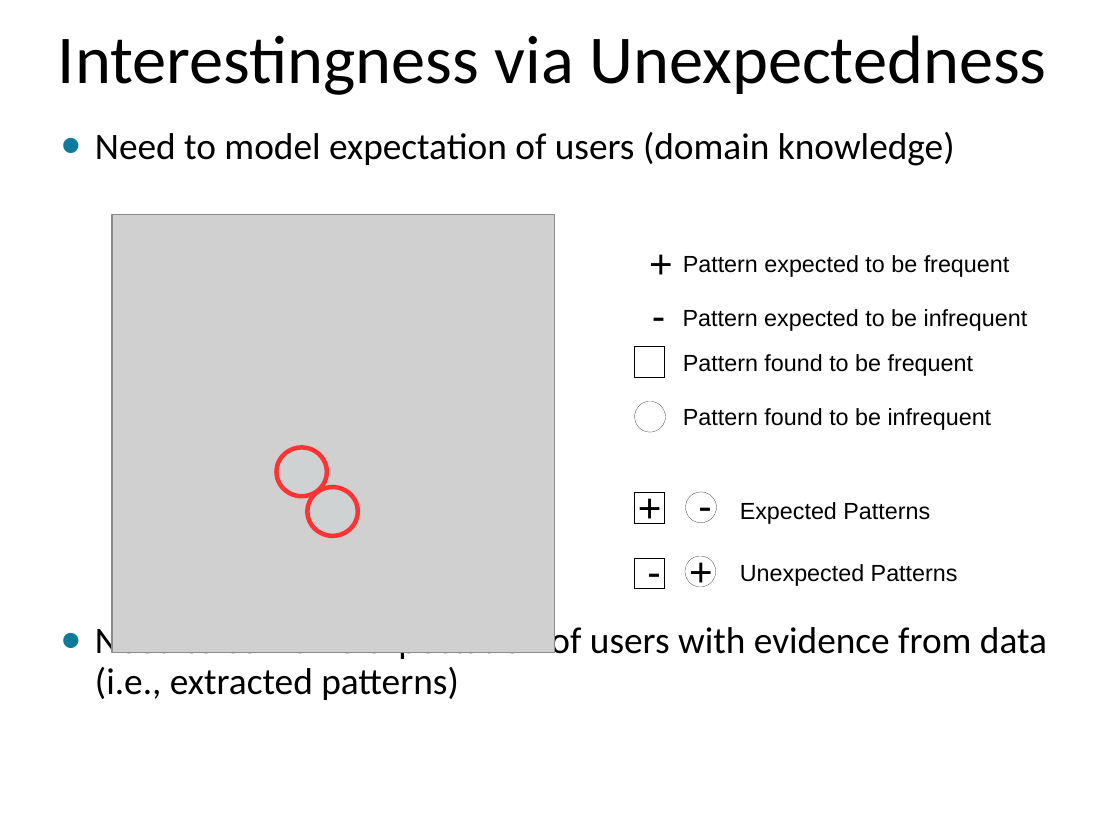
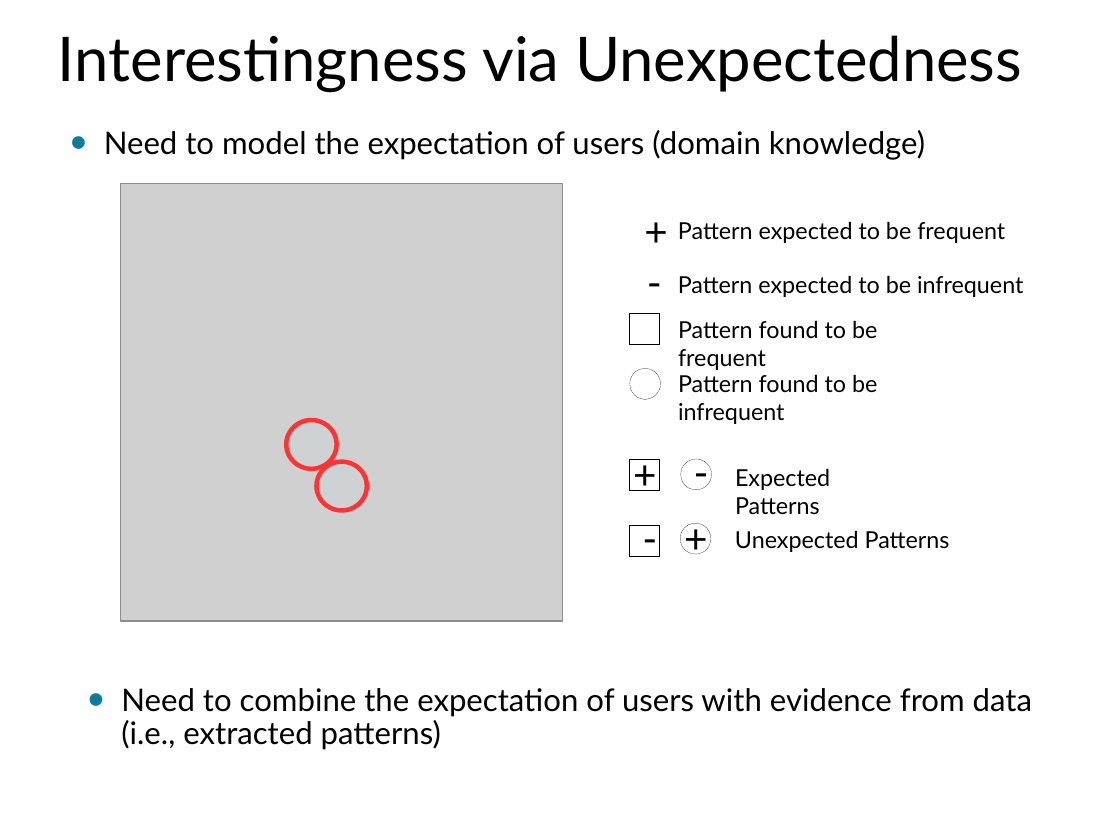
Before and after one commit to mhahsler/Introduction_to_Data_Mining_R_Examples, a slide deck: slide 46 of slides/chap5_basic_association_analysis.pptx (slide 89 before the commit). Drawn at 1120x840 pixels with LibreOffice and Linux fonts; fonts in the diff are those of the drawing; grey boxes stand for pictures. Boxes give left, top, right and bottom in pixels: in the first picture for what was removed or moved away, otherwise in the second. Text is boxed around its words. In the diff, an @@ line names an element or a change of style, - is before the commit and + after.

```diff
--- a/slides/chap5_basic_association_analysis.pptx
+++ b/slides/chap5_basic_association_analysis.pptx
@@ title "Interestingness via Unexpectedness" at (x1=58, y1=35, x2=1022, y2=93): size 44 to 39.6 pt, font Calibri to Lato @@
@@ text at (x1=104, y1=130, x2=925, y2=160): text changed; size 24 to 20 pt; font Calibri to Lato @@
-• Need to model expectation of users (domain knowledge)
-• Need to combine expectation of users with evidence from data (i.e., extracted patterns)
+• Need to model the expectation of users (domain knowledge)
@@ picture moved from (x1=112, y1=215, x2=554, y2=653) to (x1=121, y1=184, x2=563, y2=622) @@
@@ ellipse moved from (x1=277, y1=447, x2=327, y2=496) to (x1=287, y1=420, x2=337, y2=469) @@
@@ 5 texts, 3 freeform shapes, 2 rectangles moved together from (x1=634, y1=239, x2=1010, y2=588) to (x1=628, y1=206, x2=1005, y2=556) @@
@@ font Arial to Lato in 12 elements at (x1=678, y1=221, x2=1005, y2=243), (x1=678, y1=275, x2=1023, y2=297), (x1=678, y1=374, x2=877, y2=424), (x1=735, y1=530, x2=950, y2=552), (x1=678, y1=320, x2=877, y2=370), (x1=735, y1=468, x2=830, y2=515), (x1=647, y1=258, x2=661, y2=307), (x1=643, y1=513, x2=656, y2=562), (x1=693, y1=447, x2=707, y2=496), (x1=684, y1=513, x2=706, y2=562), (x1=644, y1=206, x2=665, y2=255), (x1=633, y1=449, x2=654, y2=498) @@
@@ ellipse moved from (x1=307, y1=487, x2=357, y2=536) to (x1=317, y1=461, x2=367, y2=511) @@
@@ text "Expected Patterns" moved from (x1=740, y1=502, x2=930, y2=524) to (x1=735, y1=468, x2=830, y2=515) @@
@@ 6 texts, 1 rectangle moved together from (x1=634, y1=290, x2=1028, y2=594) to (x1=628, y1=258, x2=1023, y2=562) @@
@@ text added at (x1=121, y1=688, x2=1032, y2=750), 20 pt, text #000000 @@
+• Need to combine the expectation of users with evidence from data (i.e., extracted patterns)
```
Also in this commit, not shown: 45 other slides changed, 1 slide added, 45 slides removed, 1 other file.
